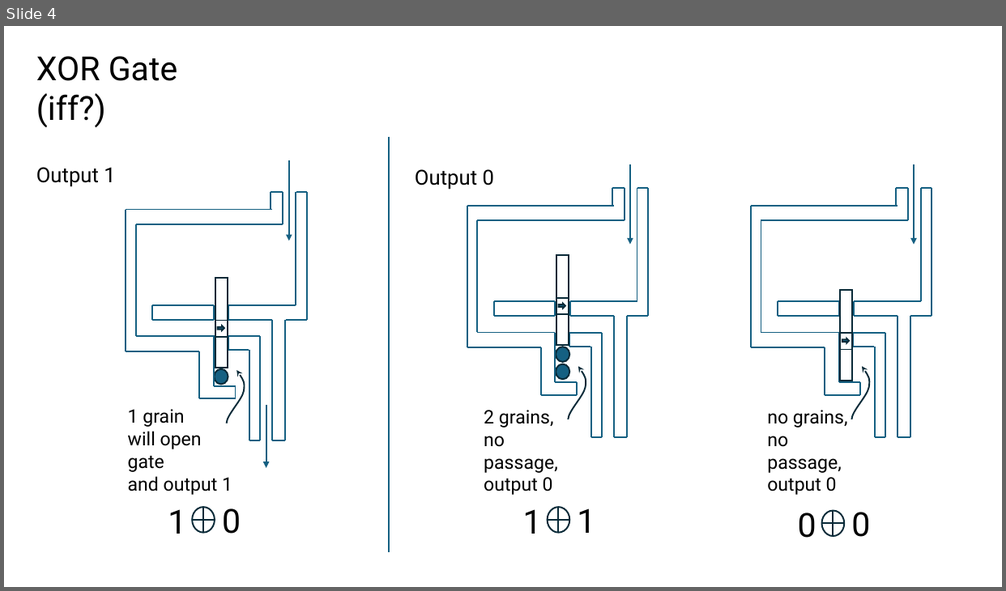
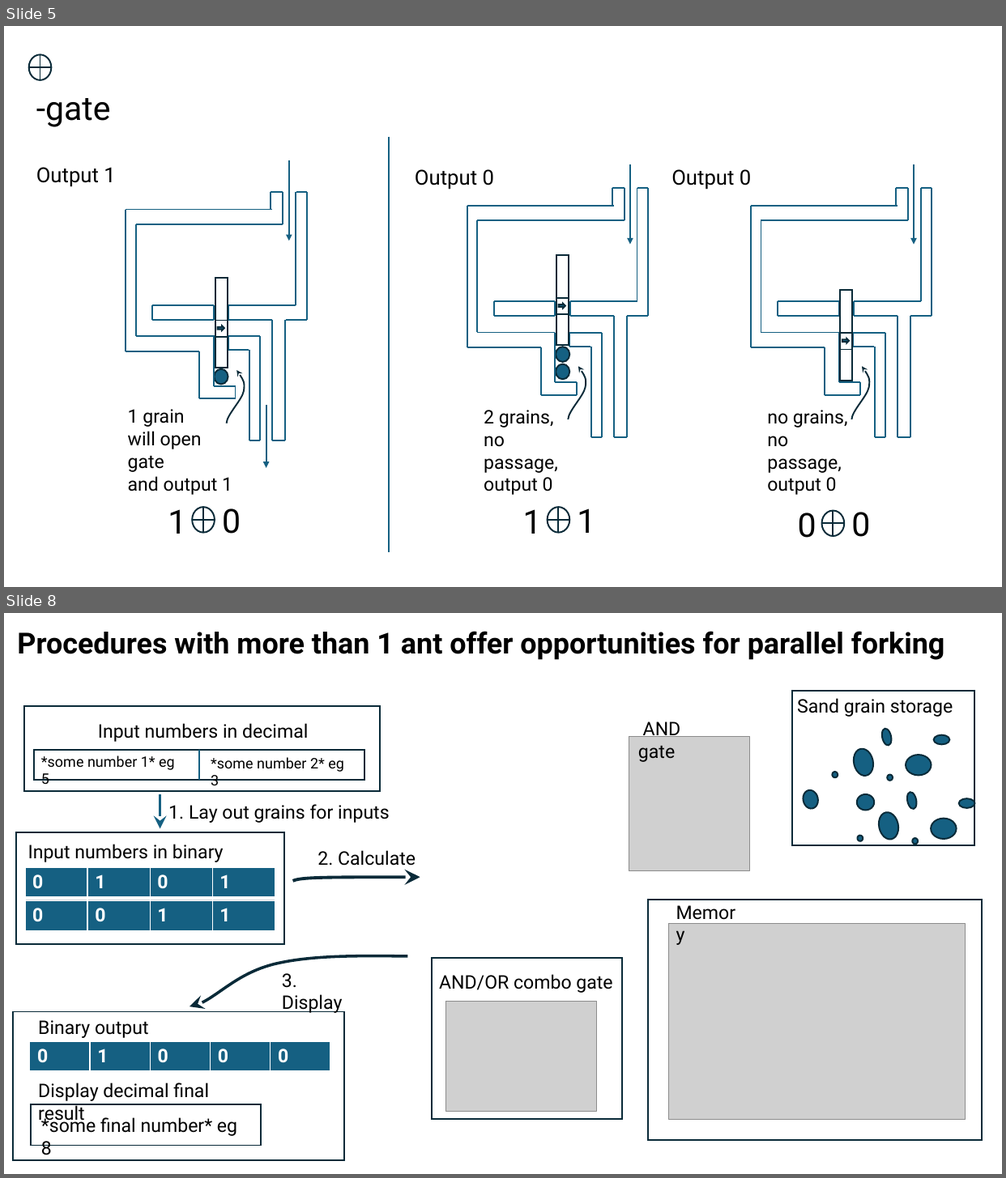
Before and after one commit to John-Cap/Ant-Colony-Calculator-Simulator, a slide deck: design/ant_board.pptx. Shown one above the other, each under a label of ours: slide 4 before the commit, slides 5 and 8 after it; the slides between them are not shown. The pictures are 1006x591 and 1006x1178 pixels, drawn with LibreOffice and Linux fonts; fonts in the diff are those of the drawing; grey boxes stand for pictures. Boxes give left, top, right and bottom in pixels: in the first picture for what was removed or moved away, otherwise in the second. Text is boxed around its words. In the diff, an @@ line names an element or a change of style, - is before the commit and + after.

```diff
--- a/design/ant_board.pptx
+++ b/design/ant_board.pptx
@@ slide 8 added at bbox=[4, 613, 1002, 1174], background #FFFFFF @@
@@ text added at bbox=[17, 631, 945, 660], 28 pt, text #000000, bold @@
+Procedures with more than 1 ant offer opportunities for parallel forking
@@ rectangle added at bbox=[24, 706, 380, 791], outline #092A39 1.5 pt @@
@@ text added at bbox=[98, 723, 308, 742], 18 pt, text #000000 @@
+Input numbers in decimal
@@ text added at bbox=[638, 722, 681, 762], 18 pt, text #000000 @@
+AND gate
@@ rectangle added at bbox=[34, 749, 364, 779], outline #092A39 1.5 pt @@
@@ text added at bbox=[41, 756, 175, 784], 14 pt, text #000000 @@
+*some number 1* eg 5
@@ line added from (199, 749) to (199, 780), #156082 1.5 pt @@
@@ text added at bbox=[211, 757, 344, 786], 14 pt, text #000000 @@
+*some number 2* eg 3
@@ picture added at bbox=[629, 736, 750, 871] @@
@@ arrow added from (160, 794) to (160, 828), #156082 2.5 pt @@
@@ text added at bbox=[168, 804, 390, 823], 18 pt, text #000000 @@
+1. Lay out grains for inputs
@@ rectangle added at bbox=[17, 833, 285, 944], outline #092A39 1.5 pt @@
@@ text added at bbox=[28, 844, 224, 862], 18 pt, text #000000 @@
+Input numbers in binary
@@ text added at bbox=[317, 850, 415, 866], 18 pt, text #000000 @@
+2. Calculate
@@ group added at bbox=[792, 691, 975, 845]: 14 ellipses, 1 rectangle, 1 text @@
+Sand grain storage
@@ table added at bbox=[25, 867, 274, 928], 2 rows, 4 columns @@
+0 | 1 | 0 | 1
+ |  |  | 
@@ freeform shape added at bbox=[293, 877, 420, 881], outline #092A39 3 pt @@
@@ table added at bbox=[25, 901, 274, 932], 1 rows, 4 columns @@
+0 | 0 | 1 | 1
@@ rectangle added at bbox=[649, 900, 982, 1141], outline #092A39 1.5 pt @@
@@ text added at bbox=[669, 897, 750, 926], 18 pt, text #000000 @@
+Memory
@@ picture added at bbox=[669, 924, 965, 1119] @@
@@ freeform shape added at bbox=[187, 952, 410, 1007], outline #092A39 2.75 pt @@
@@ text added at bbox=[282, 973, 343, 1013], 18 pt, text #000000 @@
+3. Display
@@ rectangle added at bbox=[432, 958, 621, 1119], outline #092A39 1.5 pt @@
@@ text added at bbox=[439, 974, 612, 993], 18 pt, text #000000 @@
+AND/OR combo gate
@@ rectangle added at bbox=[13, 1012, 344, 1161], outline #092A39 1.5 pt @@
@@ text added at bbox=[38, 1020, 149, 1061], 18 pt, text #000000 @@
+Binary output cells
@@ picture added at bbox=[446, 1002, 598, 1112] @@
@@ table added at bbox=[29, 1042, 329, 1072], 1 rows, 5 columns @@
+0 | 1 | 0 | 0 | 0
@@ text added at bbox=[38, 1083, 209, 1124], 18 pt, text #000000 @@
+Display decimal final result
@@ rectangle added at bbox=[31, 1105, 261, 1146], outline #092A39 1.5 pt @@
@@ text added at bbox=[41, 1116, 237, 1156], 18 pt, text #000000 @@
+*some final number* eg 8
@@ what was slide 4 is now slide 5 @@
@@ slide 5 changed as well @@
@@ flow chart or added at bbox=[28, 54, 51, 80], outline #092A39 1.5 pt @@
@@ text at bbox=[36, 98, 111, 127]: text changed @@
-XOR Gate (iff?)
+-gate
@@ text added at bbox=[671, 169, 751, 190], 20 pt, text #000000 @@
+Output 0
```
Also in this commit, not shown: 3 other slides changed, 3 other slides added, 1 slide removed.
